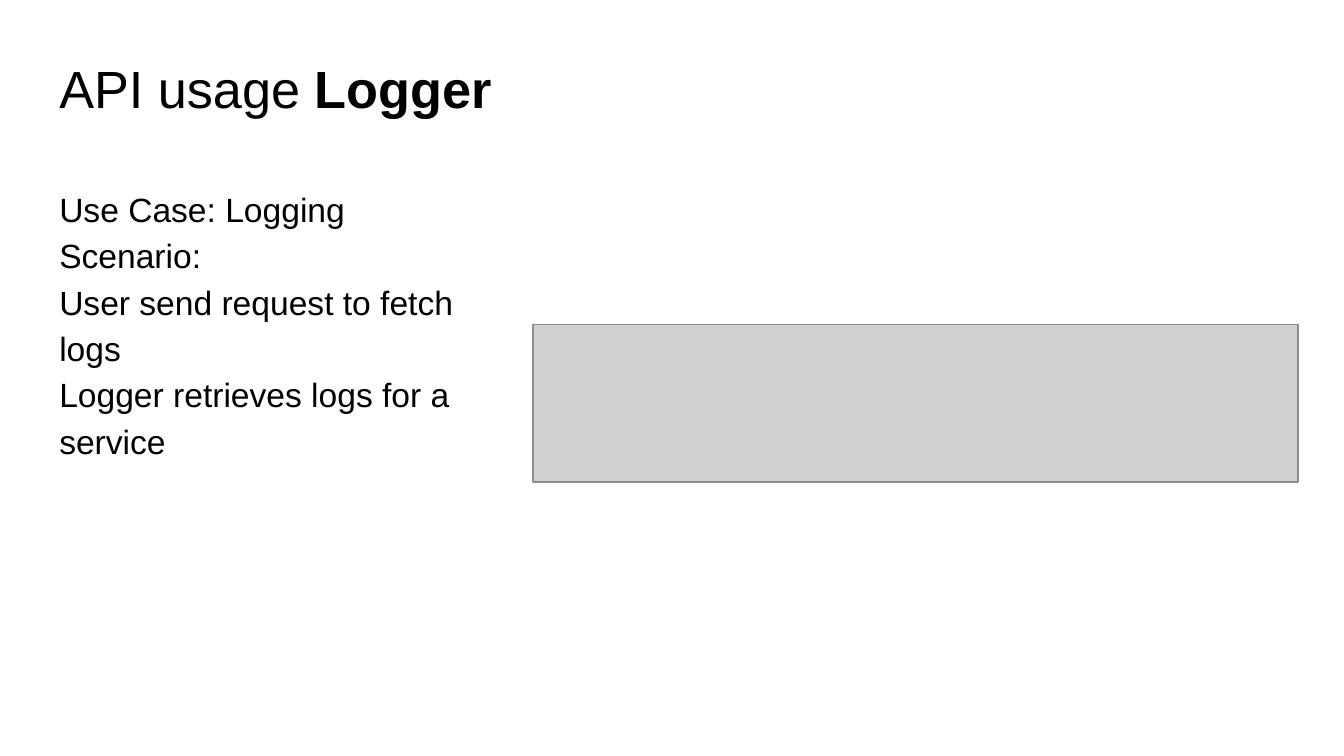
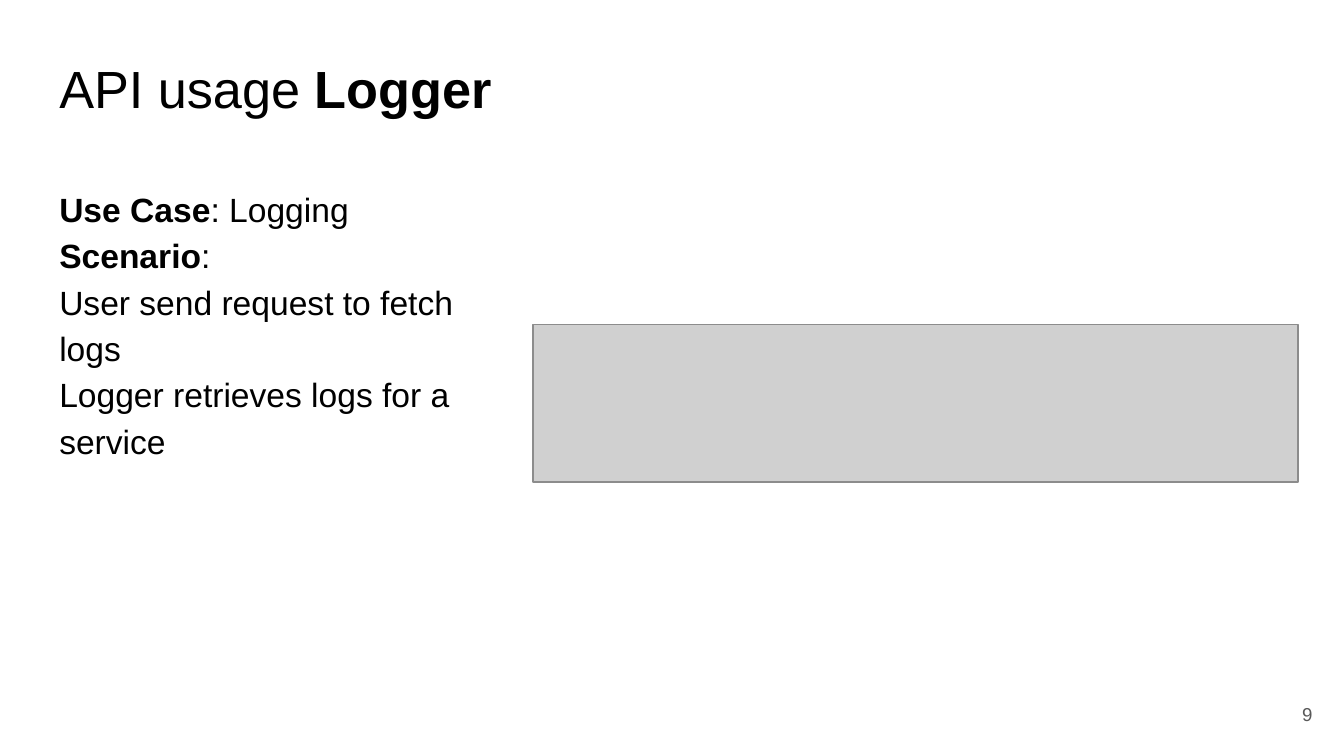
Before and after one commit to fanglores/Advanced-Software-Design, a slide deck: slide 9 of PracticeTasks/Module2/Task_10/Task_10.pptx. Drawn at 1344x756 pixels with LibreOffice and Linux fonts; fonts in the diff are those of the drawing; grey boxes stand for pictures. Boxes give left, top, right and bottom in pixels: in the first picture for what was removed or moved away, otherwise in the second. Text is boxed around its words. In the diff, an @@ line names an element or a change of style, - is before the commit and + after.

```diff
--- a/PracticeTasks/Module2/Task_10/Task_10.pptx
+++ b/PracticeTasks/Module2/Task_10/Task_10.pptx
@@ text at [59, 197, 349, 269]: bold on in "Use Case:", "Scenario:" @@
@@ page number added at [1302, 708, 1312, 721], 10 pt, text #595959 @@
+9
```
Also in this commit, not shown: 9 other slides changed, 3 other files.
